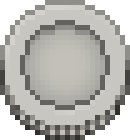
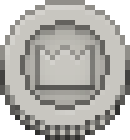
Layers edited between the first and the second 130×140 image:
added layer "Layer 23" above "Layer 12" over (35, 45, 95, 95)
